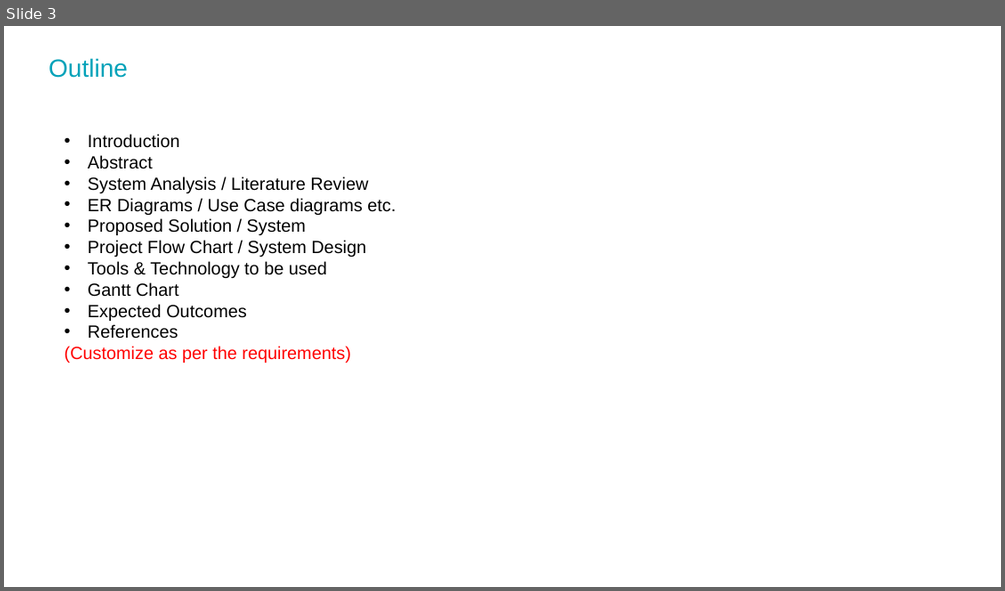
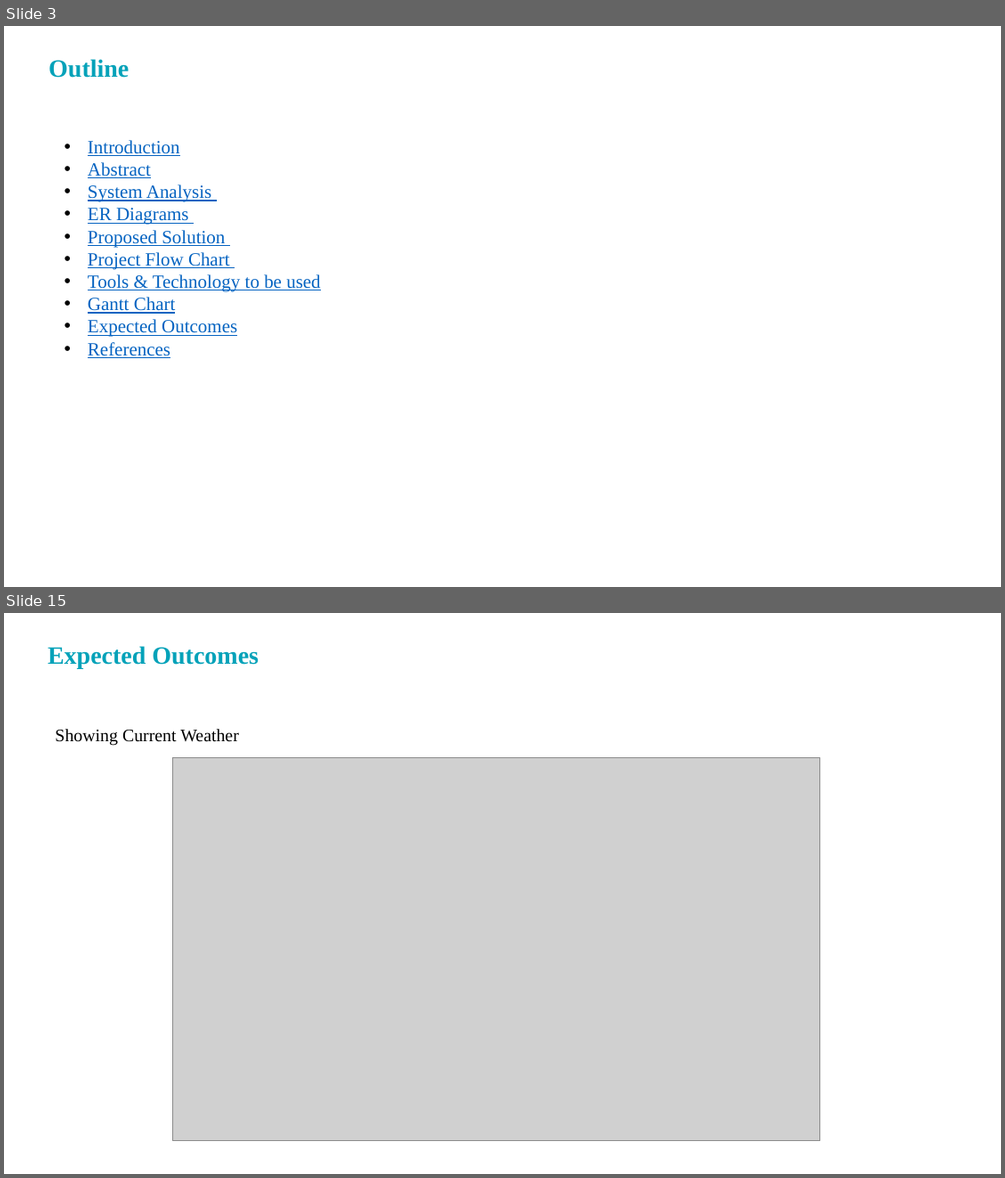
Before and after one commit to mkaria2013/Weather_Forecast_App, a slide deck: Project Documation/PPT Format.pptx. Shown one above the other, each under a label of ours: slide 3 before the commit, slides 3 and 15 after it; the slides between them are not shown. The pictures are 1005x591 and 1005x1178 pixels, drawn with LibreOffice and Linux fonts; fonts in the diff are those of the drawing; grey boxes stand for pictures; background and template pictures are left out. Boxes give left, top, right and bottom in pixels: in the first picture for what was removed or moved away, otherwise in the second. Text is boxed around its words. In the diff, an @@ line names an element or a change of style, - is before the commit and + after.

```diff
--- a/Project Documation/PPT Format.pptx
+++ b/Project Documation/PPT Format.pptx
@@ slide 15 added at bbox=[4, 613, 1001, 1174], background picture (left out) @@
@@ title added at bbox=[48, 646, 259, 669], 24 pt, text #04A2B9, bold @@
+Expected Outcomes
@@ text added at bbox=[55, 729, 239, 745], 17 pt, text #000000 @@
+Showing Current Weather
@@ picture added at bbox=[173, 757, 821, 1140] @@
@@ slide 3 changed as well @@
@@ title "Outline" at bbox=[48, 59, 129, 78]: font Arial to Times New Roman, bold on @@
@@ text at bbox=[88, 140, 320, 358]: size 17 to 18 pt, font Arial to Times New Roman, text colour #000000 to #0563C1, underline on in "Introduction", "Abstract", "Tools & Technology to be used", "Gantt Chart" and 2 more places; indent changed @@
@@ text at bbox=[88, 184, 230, 270]: text changed; size 17 to 18 pt; font Arial to Times New Roman; text colour #000000 to #0563C1 @@
-• System Analysis / Literature Review
-• ER Diagrams / Use Case diagrams etc.
-• Proposed Solution / System
-• Project Flow Chart / System Design
+• System Analysis
+• ER Diagrams
+• Proposed Solution
+• Project Flow Chart
@@ text at bbox=[65, 346, 350, 362]: paragraph removed @@
-(Customize as per the requirements)
```
Also in this commit, not shown: 16 other slides added, 3 slides removed.
